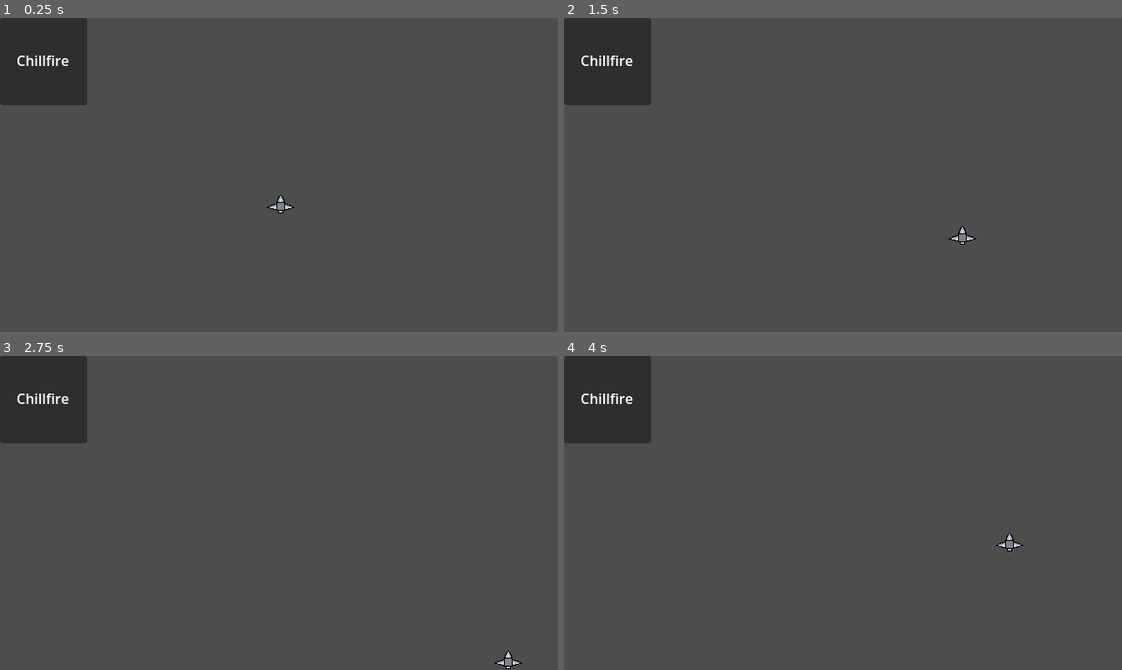
Above: before the commit, frames 1-4 (two rows, left to right).
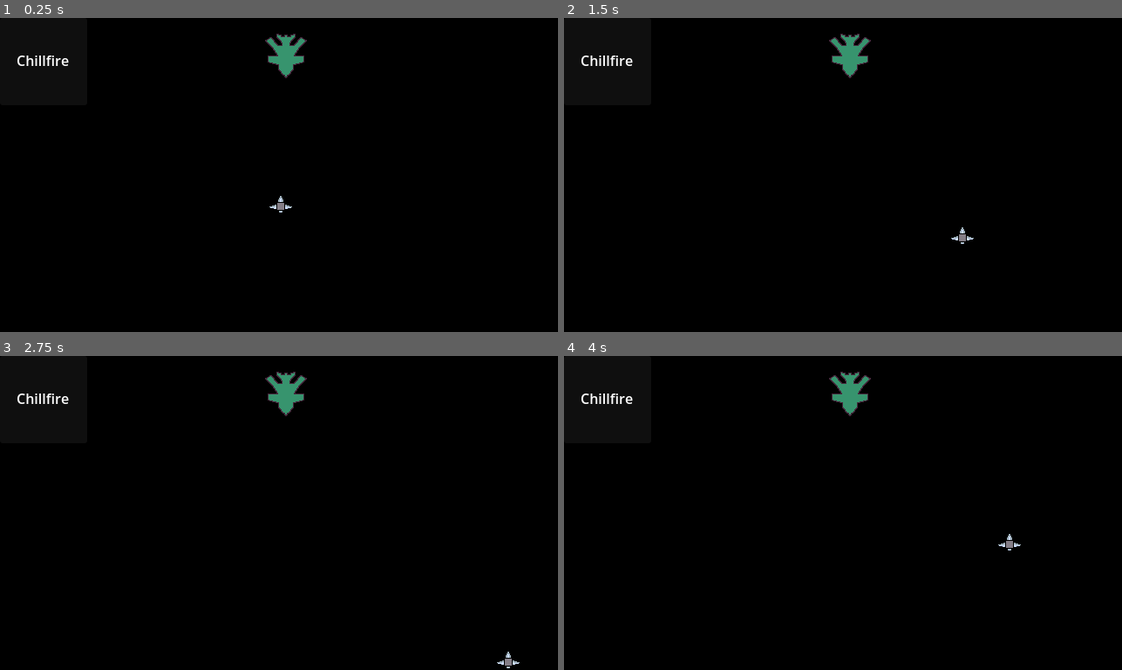
Above: after the commit, the same moments.

Repository: xackery/chillfire
Game: Godot game, scene res://scene/level_1.tscn
Two runs of this game, one before a commit and one after it. Both use one fixed random seed, a clock stepped at 60 frames per second and the inputs below.
Inputs:
- Up to frame 1 (0.25 s): no input
- Up to frame 2 (1.5 s): tap Enter (ui_accept) at 0.5, 1.35 s; hold Right (ui_right) 0.53-1.28 s; hold Enter (ui_accept) 0.53-1.28 s; hold Down (ui_down) from 1.28 s (still down)
- Up to frame 3 (2.75 s): tap Enter (ui_accept) at 1.52, 1.82 s; release Down (ui_down) at 2.03 s; hold Right (ui_right) from 2.03 s (still down); hold Enter (ui_accept) from 2.03 s (still down)
- Up to frame 4 (4 s): release Right (ui_right) at 2.78 s; release Enter (ui_accept) at 2.78 s; hold Up (ui_up) 2.78-3.53 s; tap Enter (ui_accept) at 2.85, 3.02, 3.32 s; hold Left (ui_left) from 3.53 s (still down); hold Enter (ui_accept) from 3.53 s (still down)

The runs differ from the first frame. In frame 1, 100% of the frame differs, in the area x 0-100%, y 0-100%; in frame 2, 100%; in frame 3, 100%; in frame 4, 100%.

Commit message:
Add boss

Diff:
--- /dev/null
+++ b/bullet/bullet.tscn
@@ -0,0 +1,16 @@
+[gd_scene load_steps=3 format=3 uid="uid://b5fo0sx1nk7ok"]
+
+[ext_resource type="Texture2D" uid="uid://diyefcgojaw70" path="res://bullet/bullet.png" id="1_p1bis"]
+
+[sub_resource type="CircleShape2D" id="CircleShape2D_i3870"]
+radius = 7.07107
+
+[node name="Bullet" type="Node2D"]
+
+[node name="Sprite2D" type="Sprite2D" parent="."]
+texture = ExtResource("1_p1bis")
+
+[node name="Area2D" type="Area2D" parent="."]
+
+[node name="CollisionShape2D" type="CollisionShape2D" parent="Area2D"]
+shape = SubResource("CircleShape2D_i3870")
--- a/project.godot
+++ b/project.godot
@@ -58,3 +58,4 @@
 [rendering]
 
 textures/canvas_textures/default_texture_filter=0
+environment/defaults/default_clear_color=Color(0, 0, 0, 1)
--- a/scene/level_1.tscn
+++ b/scene/level_1.tscn
@@ -1,7 +1,8 @@
-[gd_scene load_steps=3 format=3 uid="uid://cxv4kr2qbevfc"]
+[gd_scene load_steps=4 format=3 uid="uid://cxv4kr2qbevfc"]
 
 [ext_resource type="PackedScene" uid="uid://m465eb4xj1w7" path="res://ui/hud.tscn" id="1_f48vf"]
 [ext_resource type="PackedScene" uid="uid://dg3135y4qx4rk" path="res://unit/ship.tscn" id="2_og4d3"]
+[ext_resource type="PackedScene" uid="uid://c4jjxua10ncu0" path="res://unit/boss_0.tscn" id="3_ndark"]
 
 [node name="Node2D" type="Node2D"]
 
@@ -9,3 +10,6 @@
 
 [node name="Ship" parent="." instance=ExtResource("2_og4d3")]
 position = Vector2(322, 216)
+
+[node name="Boss0" parent="." instance=ExtResource("3_ndark")]
+position = Vector2(328, 40)
--- /dev/null
+++ b/unit/boss_0.tscn
@@ -0,0 +1,17 @@
+[gd_scene load_steps=3 format=3 uid="uid://c4jjxua10ncu0"]
+
+[ext_resource type="Texture2D" uid="uid://ehnp70kjcq8l" path="res://unit/boss_0.png" id="1_jhxkh"]
+
+[sub_resource type="RectangleShape2D" id="RectangleShape2D_p2drr"]
+size = Vector2(41, 20)
+
+[node name="Boss0" type="Node2D"]
+
+[node name="Sprite2D" type="Sprite2D" parent="."]
+texture = ExtResource("1_jhxkh")
+
+[node name="Area2D" type="Area2D" parent="."]
+
+[node name="CollisionShape2D" type="CollisionShape2D" parent="Area2D"]
+position = Vector2(0.5, 1)
+shape = SubResource("RectangleShape2D_p2drr")
--- a/unit/ship.gd
+++ b/unit/ship.gd
@@ -1,7 +1,7 @@
 extends Node2D
 
 var speed = 3.0
-
+var shoot_timer = 0
 
 # Called when the node enters the scene tree for the first time.
 func _ready():
@@ -9,15 +9,18 @@
 
 
 func _physics_process(delta):
-	var is_right = false;
+	var is_right = false
 	if Input.is_action_pressed("ui_right"):
 		position.x += speed
-		is_right = true;
+		is_right = true
 	if !is_right and Input.is_action_pressed("ui_left"):
 		position.x -= speed
-	var is_down = false;
+	var is_down = false
 	if Input.is_action_pressed("ui_down"):
 		position.y += speed
-		is_down = true;
+		is_down = true
 	if !is_down and Input.is_action_pressed("ui_up"):
 		position.y -= speed
+	if shoot_timer < Time.get_ticks_msec() and Input.is_action_pressed("ui_accept"):
+		shoot_timer = Time.get_ticks_msec()+1000
+		print("pew")
Binary file added: art/boss_0.aseprite
Binary file added: art/bullet.aseprite
Binary file added: bullet/bullet.png
Not shown, added: bullet/bullet.png.import
Binary file added: unit/boss_0.png
Not shown, added: unit/boss_0.png.import
